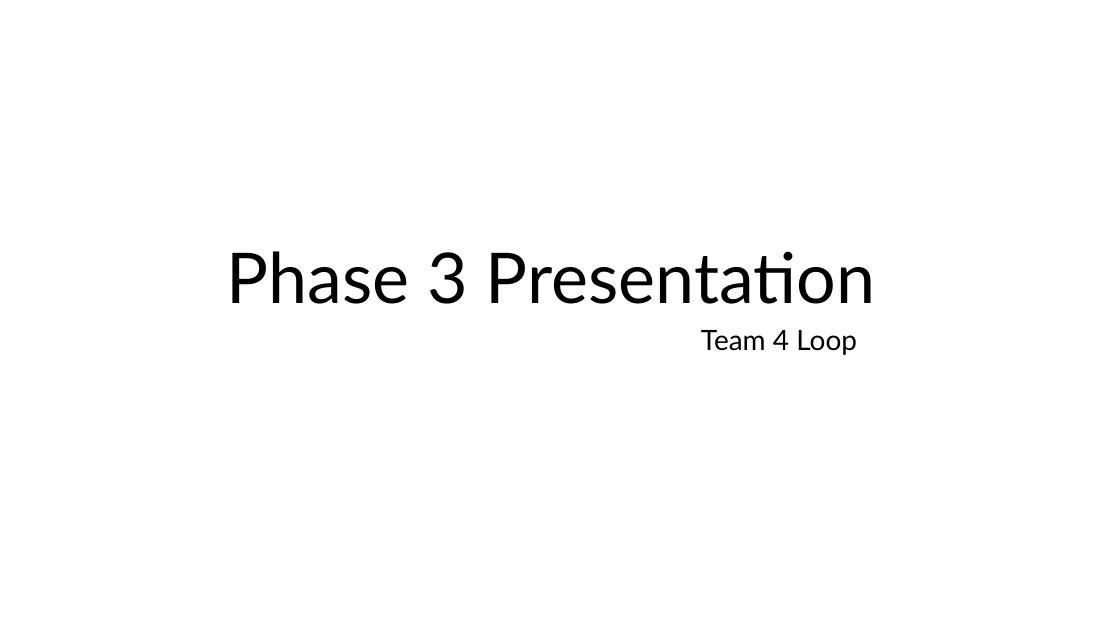
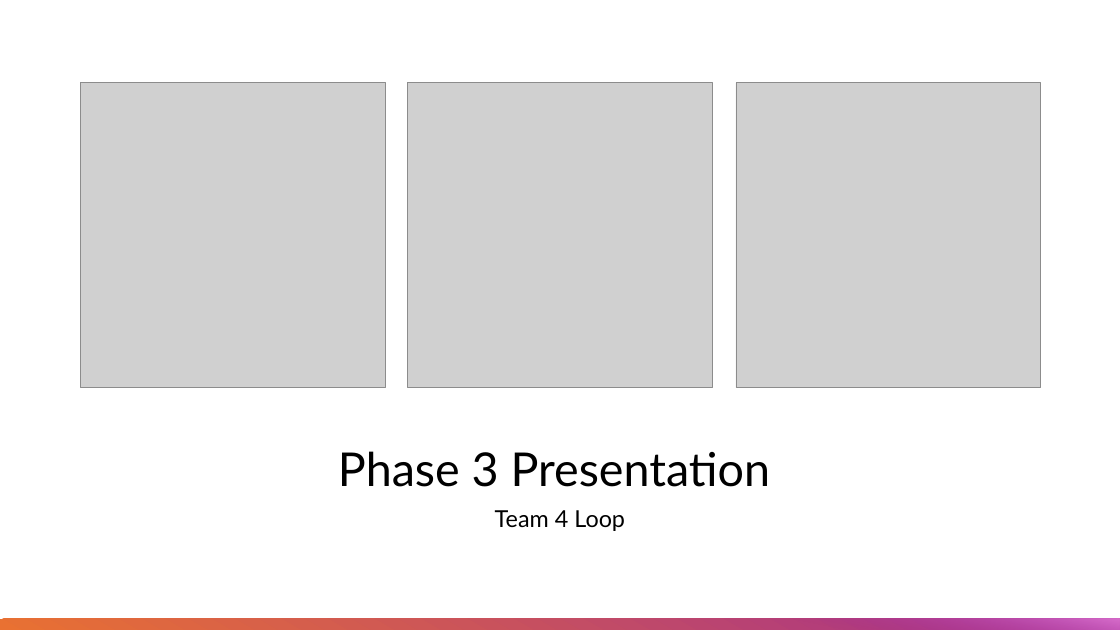
Before and after one commit to Jormungandr72/Cross-Website-Price-Checker, a slide deck: slide 2 of docs/phase_three_docs/Phase_Three_Presentation.pptx (slide 1 before the commit). Drawn at 1120x630 pixels with LibreOffice and Linux fonts; fonts in the diff are those of the drawing; grey boxes stand for pictures. Boxes give left, top, right and bottom in pixels: in the first picture for what was removed or moved away, otherwise in the second. Text is boxed around its words. In the diff, an @@ line names an element or a change of style, - is before the commit and + after.

Commit message:
styles slides, added my section text

```diff
--- a/docs/phase_three_docs/Phase_Three_Presentation.pptx
+++ b/docs/phase_three_docs/Phase_Three_Presentation.pptx
@@ picture added at <box>81,83,386,388</box> @@
@@ picture added at <box>408,83,712,388</box> @@
@@ picture added at <box>736,83,1041,388</box> @@
@@ title "Phase 3 Presentation": place and size @@
-title "Phase 3 Presentation" at <box>227,251,875,304</box>
+title "Phase 3 Presentation" at <box>338,451,770,487</box>
@@ title "Phase 3 Presentation" at <box>338,451,770,487</box>: size 60 to 40 pt @@
@@ subtitle "Team 4 Loop": place and size @@
-subtitle "Team 4 Loop" at <box>701,330,857,355</box>
+subtitle "Team 4 Loop" at <box>495,510,625,531</box>
@@ subtitle "Team 4 Loop" at <box>495,510,625,531</box>: size 24 to 20 pt @@
@@ rectangle added at <box>0,619,1120,630</box>, fill gradient #E97132 to #A02B93 @@
@@ rectangle added at <box>773,619,1120,630</box>, fill gradient #A02B93 to #D86ECC @@
```
Also in this commit, not shown: 8 other slides changed, 2 slides added, 1 slide removed.
